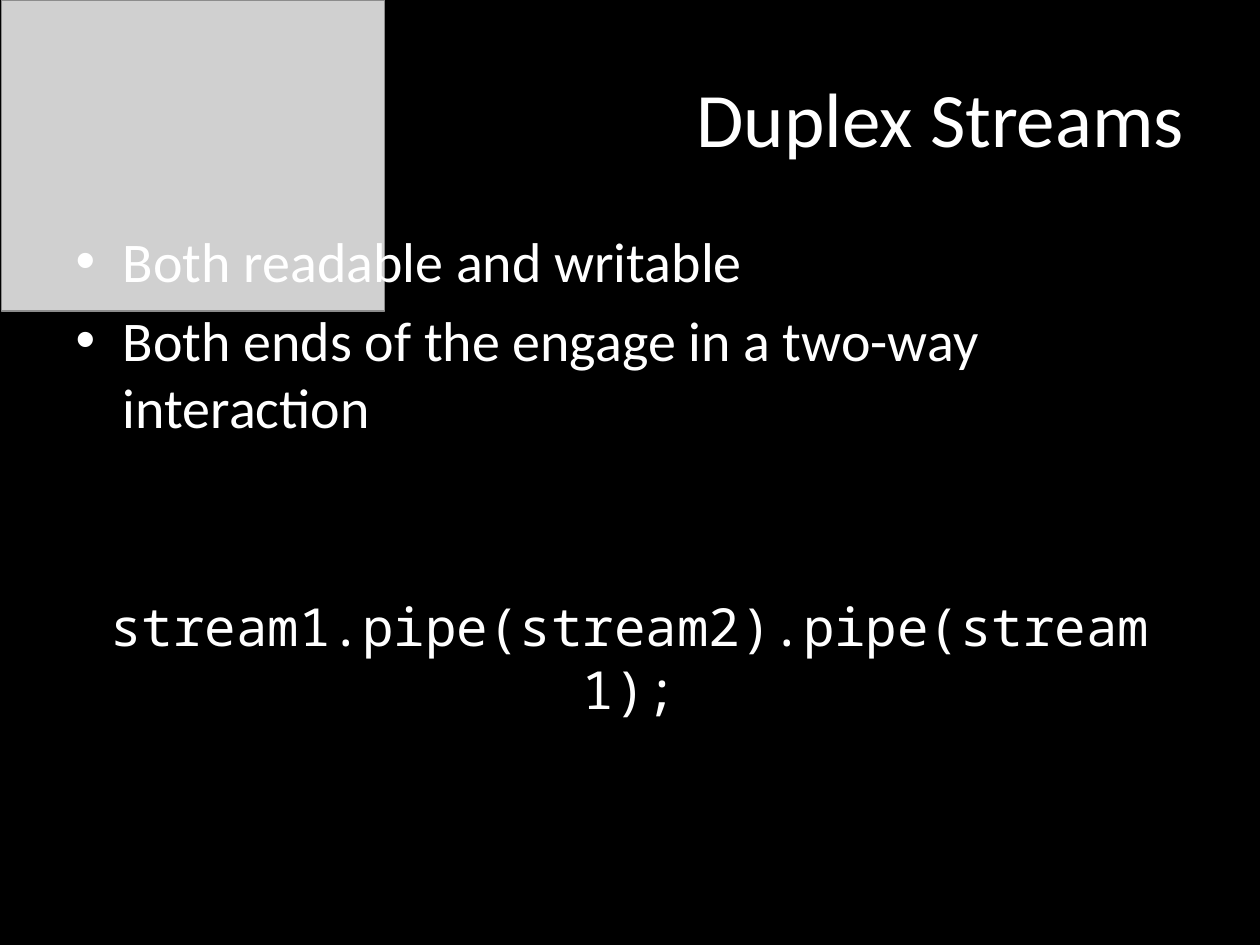
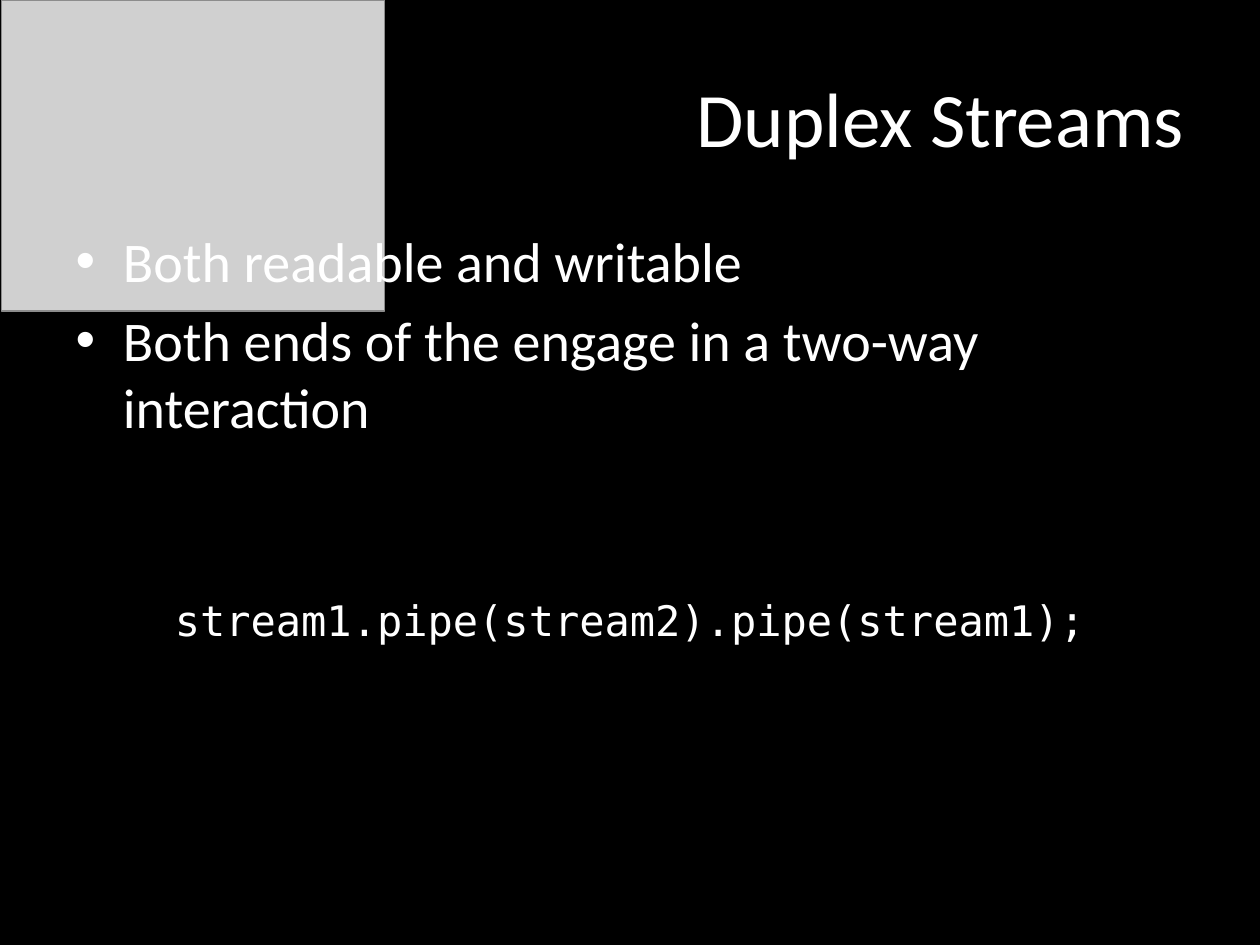
Before and after one commit to mattpodwysocki/SDC2013, a slide deck: slide 22 of SDC2013.pptx. Drawn at 1260x945 pixels with LibreOffice and Linux fonts; fonts in the diff are those of the drawing; grey boxes stand for pictures. Boxes give left, top, right and bottom in pixels: in the first picture for what was removed or moved away, otherwise in the second. Text is boxed around its words. In the diff, an @@ line names an element or a change of style, - is before the commit and + after.

```diff
--- a/SDC2013.pptx
+++ b/SDC2013.pptx
@@ text "stream1.pipe(stream2).pipe(stream1);" at (175, 604, 1085, 645): size 30 to 24 pt, font Noto Sans Mono to DejaVu Sans Mono @@
```
Also in this commit, not shown: 4 other slides changed, 1 slide added, 2 slides removed, 10 other files.
